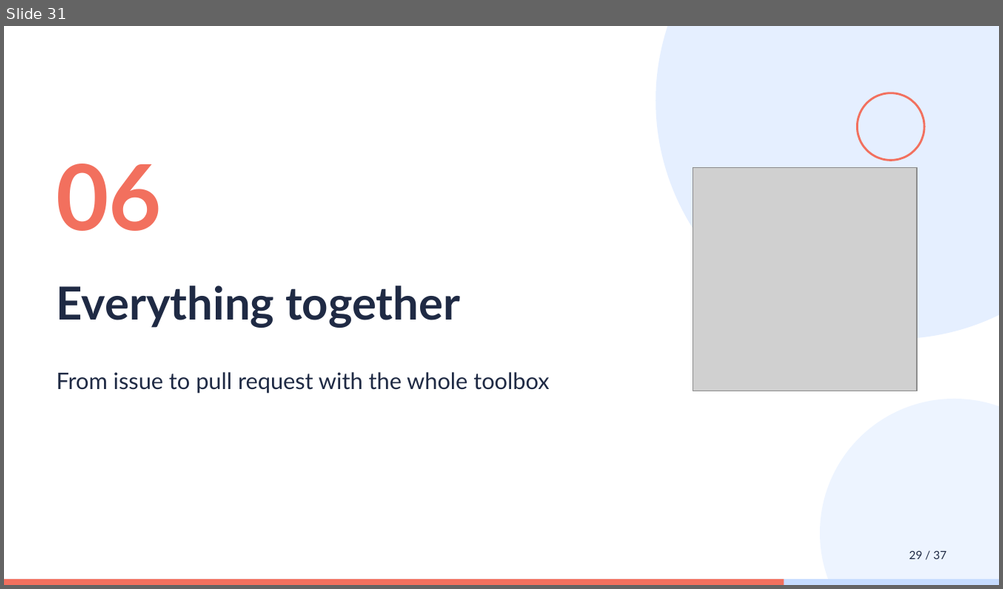
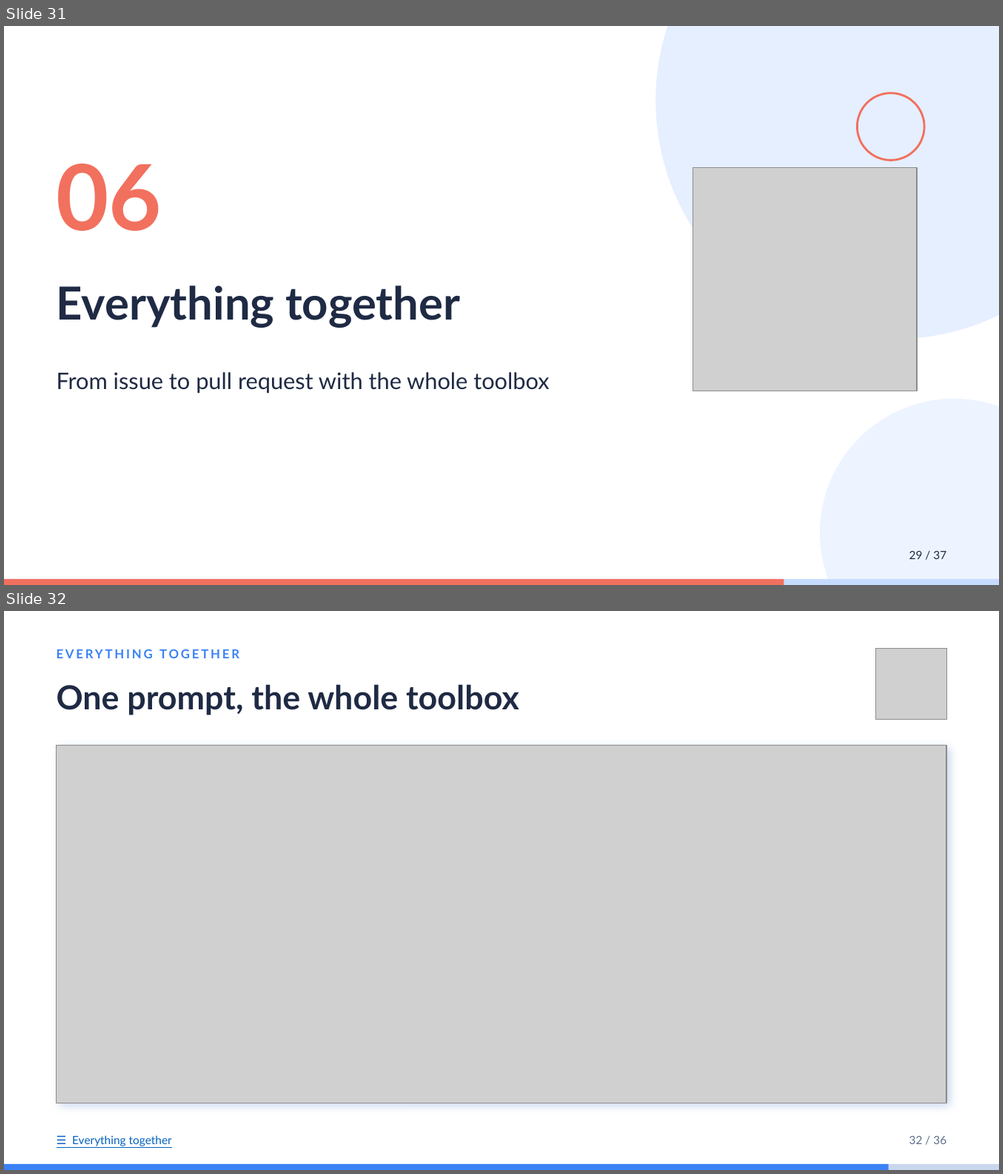
Before and after one commit to idoudist/ai-toolbox-presentation, a slide deck: hello-skills.pptx. Shown one above the other, each under a label of ours: slide 31 before the commit, slides 31 and 32 after it. The pictures are 1003x589 and 1003x1174 pixels, drawn with LibreOffice and Linux fonts; fonts in the diff are those of the drawing; grey boxes stand for pictures. Boxes give left, top, right and bottom in pixels: in the first picture for what was removed or moved away, otherwise in the second. Text is boxed around its words. In the diff, an @@ line names an element or a change of style, - is before the commit and + after.

```diff
--- a/hello-skills.pptx
+++ b/hello-skills.pptx
@@ slide 32 added at (4,611,999,1170), background #FFFFFF @@
@@ text added at (57,649,239,658), 12 pt, text #3B82F6, bold @@
+EVERYTHING TOGETHER
@@ picture added at (876,648,946,719) @@
@@ text added at (57,684,519,715), 32 pt, text #1F2A44, bold @@
+One prompt, the whole toolbox
@@ rounded rectangle added at (57,745,946,1103), fill #FFFFFF, outline #C9D7EE 0.75 pt @@
@@ picture added at (57,745,946,1103) @@
@@ text added at (72,1136,172,1147), 11 pt, text #0563C1, underline @@
+☰ Everything together
@@ text added at (909,1136,946,1145), 11 pt, text #5E6E8A @@
+32 / 36
@@ rectangle added at (4,1165,999,1170), fill #C9D7EE @@
@@ rectangle added at (4,1165,888,1170), fill #3B82F6 @@
```
Also in this commit, not shown: 1 other slide added, 1 other file.
